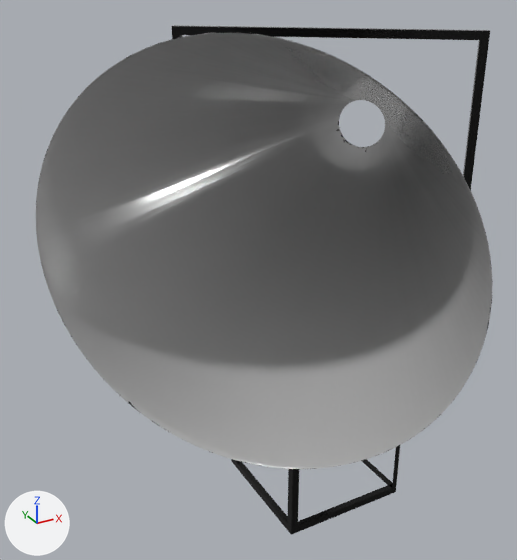
One commit to the glTF model docs/fluesterkonus.glb: the scene before it, then after it.
Rendered twice from a 50 mm lens placed at (-2.64, -3.85, 3.73), pointed at (-0.59, -0.13, 1.87). The axes (+X, +Y, +Z) are drawn at lower left. The lights are the same throughout. Both versions are drawn at frame 67 of the action 'horn.001Action.001'; the numbers are the values there. Vertices at the same position are counted once.

In view in the first picture: 'cube', 'frame', 'horn'.
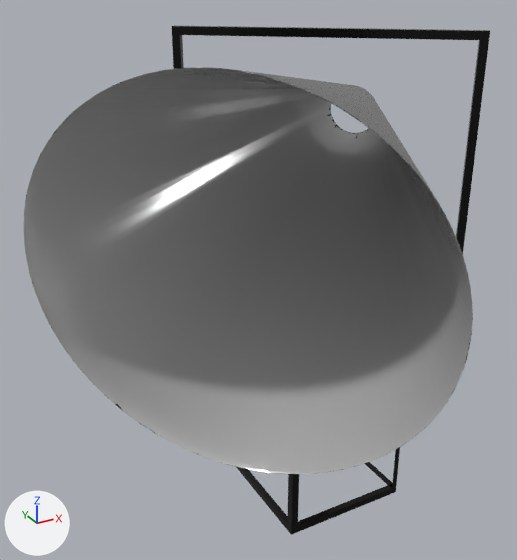
What differs and where, as boxes [x1, y1, x2, y2] in the pictures (517 x 560 px):
'horn', reshaped, moved (7% shorter)
    before: [36, 32, 493, 469]
    after: [24, 67, 473, 474]

Patch to the scene script:
```diff
--- a/docs/fluesterkonus.glb.py
+++ b/docs/fluesterkonus.glb.py
@@ me_cylinder_002 @@
 me_cylinder_002.from_pydata(...)  # 2188 vertices, 4376 faces; spans x -0.83..0.83, y -0.83..0.82, z -1.2..1.0
 # used by ob_horn; parent = ob_frame; location = (0.0114, 0.0759, 0.187); rotation_euler = (0.251, 0.0902, -0.0537), in degrees (14, 5.2, -3.1)
+# me_cylinder_002 part 1: the whole mesh is multiplied about its middle by the matrix ((0.995, 0.063, 0.075), (-0.064, 0.998, 0.004), (-0.074, -0.009, 0.997)), then moved by (0.0, 0.08, 0.19)
 me_cylinder_002.materials.append(mat_material_003)
@@ ob_horn @@
 ob_horn.parent = ob_frame
-ob_horn.location = (0.0114, 0.0759, 0.187)
+ob_horn.location = (0.0, 0.0, 0.0)
 ob_horn.rotation_euler = (0.251, 0.0902, -0.0537)  # degrees (14, 5.2, -3.1)
```
